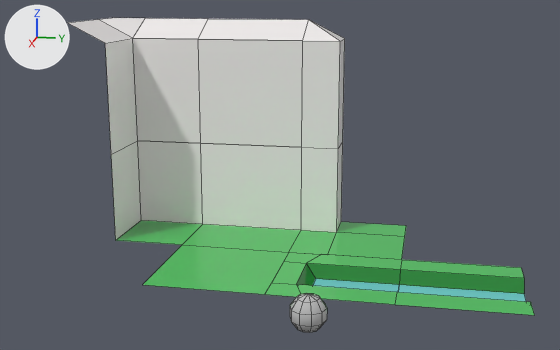
The FBX model Assets/Tiles/3D/SM_FinalTiles.fbx as it was, and as the next commit left it.
The view is the same before and after, from a camera (50 mm lens) standing at (12.97, 2.43, 5.01) and looking at (1.15, 0.07, 2.05). The lights are fixed; the arrows at upper left show +X, +Y and +Z. Mesh edges are drawn as thin lines. Where no turn or scale is listed for an object, it has been applied to the vertices. Vertices at the same position are counted once.

Objects in the first picture: 'Grass', 'Grass_Water', 'Grass_WaterEnd', 'Solid', 'Wall_InnerCorner', 'Wall_InnerCorner_Extension', 'Wall_InnerCorner_Finish', 'Wall_OuterCorner', 'Wall_OuterCorner_Extension', 'Wall_Up', 'Wall_Up_Extension', 'Wall_Up_Finish'.
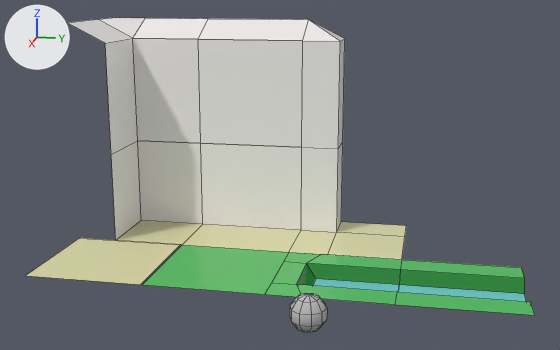
Boxes (x1, y1, x2, y2) around the edits, measured in the pictures (560 x 350 px):
'Sand', added (beige)
    after: (26, 238, 180, 285)
part 1 of me_mesh_004, recoloured (green to beige)
    both: (289, 222, 406, 260)
part 2 of me_mesh_003, recoloured (green to beige)
    both: (182, 224, 301, 252)
part 3 of me_mesh_009, recoloured (green to beige)
    both: (116, 220, 202, 245)

Patch to the scene script:
```diff
--- a/Assets/Tiles/3D/SM_FinalTiles.fbx.py
+++ b/Assets/Tiles/3D/SM_FinalTiles.fbx.py
@@ mat_sand @@
+mat_sand = principled_material('Sand')
+mat_sand.base_color = (0.748, 0.734, 0.392)  # beige #e0dea8
+mat_sand.roughness = 0.0
@@ me_mesh_004 @@
 me_mesh_004.from_pydata(...)  # 11 vertices, 5 faces; spans x -1.0..1.0, y -1.0..1.0, z 0.35..2.0
 # used by ob_wall_outercorner; location = (-1.0, 1.0, 0.0)
+# me_mesh_004 part 1: all 3 faces that had it switch from mat_grass (green #44c057) to mat_sand (beige #e0dea8)
 me_mesh_004.materials.append(mat_rock)
@@ me_mesh_009 @@
 me_mesh_009.from_pydata(...)  # 7 vertices, 3 faces; spans x -0.3..1.0, y -0.3..1.0, z 0.35..2.0
 # used by ob_wall_innercorner; location = (-1.0, -3.0, 0.0)
+# me_mesh_009 part 3: all 1 face that had it switch from mat_grass (green #44c057) to mat_sand (beige #e0dea8)
 me_mesh_009.materials.append(mat_rock)
@@ me_mesh_003 @@
 me_mesh_003.from_pydata(...)  # 6 vertices, 2 faces; spans x -0.3..1.0, y -1.0..1.0, z 0.35..2.0
 # used by ob_wall_up; location = (-1.0, -1.0, 0.0)
+# me_mesh_003 part 2: all 1 face that had it switch from mat_grass (green #44c057) to mat_sand (beige #e0dea8)
 me_mesh_003.materials.append(mat_rock)
@@ me_mesh_013 @@
+me_mesh_013.from_pydata([(-1.0, -1.0, 0.35), (1.0, -1.0, 0.35), (-1.0, 1.0, 0.35), (1.0, 1.0, 0.35)], [], [(0, 1, 3, 2)])
+me_mesh_013.materials.append(mat_sand)  # beige #e0dea8
@@ ob_sand @@
+ob_sand = bpy.data.objects.new('Sand', me_mesh_013)
+ob_sand.location = (1.0, -3.03, 0.0)
```
